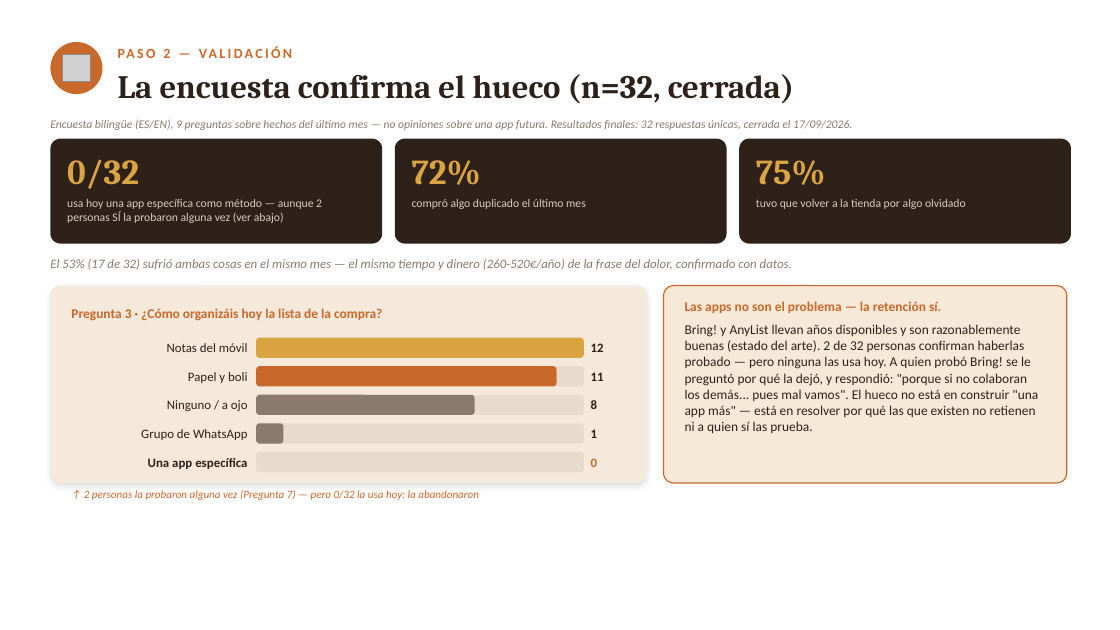
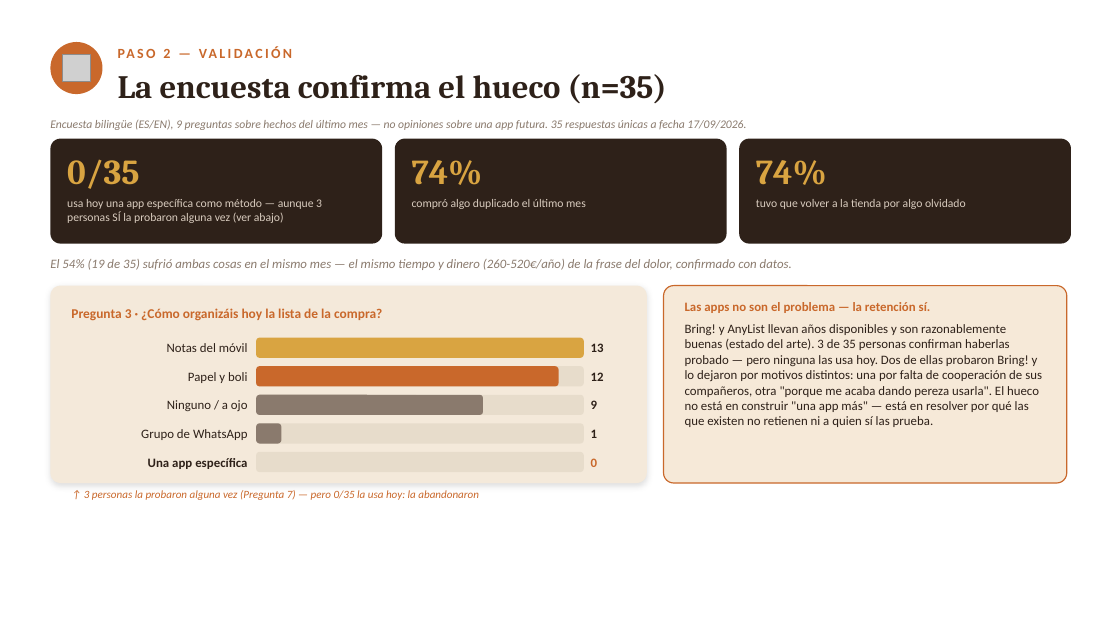
Before and after one commit to lagoanadia/Larder, a slide deck: slide 6 of docs/larder-presentacion.pptx. Drawn at 1120x630 pixels with LibreOffice and Linux fonts; fonts in the diff are those of the drawing; grey boxes stand for pictures. Boxes give left, top, right and bottom in pixels: in the first picture for what was removed or moved away, otherwise in the second. Text is boxed around its words. In the diff, an @@ line names an element or a change of style, - is before the commit and + after.

```diff
--- a/docs/larder-presentacion.pptx
+++ b/docs/larder-presentacion.pptx
@@ text at bbox=[118, 74, 667, 103]: text changed @@
-La encuesta confirma el hueco (n=32, cerrada)
+La encuesta confirma el hueco (n=35)
@@ text at bbox=[50, 120, 746, 130]: text changed @@
-Encuesta bilingüe (ES/EN), 9 preguntas sobre hechos del último mes — no opiniones sobre una app futura. Resultados finales: 32 respuestas únicas, cerrada el 17/09/2026.
+Encuesta bilingüe (ES/EN), 9 preguntas sobre hechos del último mes — no opiniones sobre una app futura. 35 respuestas únicas a fecha 17/09/2026.
@@ text at bbox=[67, 159, 139, 189]: text changed @@
-0/32
+0/35
@@ text at bbox=[412, 160, 483, 185]: text changed @@
-72%
+74%
@@ text at bbox=[756, 160, 827, 185]: text changed @@
-75%
+74%
@@ text at bbox=[50, 259, 792, 270]: text changed @@
-El 53% (17 de 32) sufrió ambas cosas en el mismo mes — el mismo tiempo y dinero (260-520€/año) de la frase del dolor, confirmado con datos.
+El 54% (19 de 35) sufrió ambas cosas en el mismo mes — el mismo tiempo y dinero (260-520€/año) de la frase del dolor, confirmado con datos.
@@ text at bbox=[685, 324, 1042, 427]: text changed; size 11.5 to 11 pt @@
-Bring! y AnyList llevan años disponibles y son razonablemente buenas (estado del arte). 2 de 32 personas confirman haberlas probado — pero ninguna las usa hoy. A quien probó Bring! se le preguntó por qué la dejó, y respondió: "porque si no colaboran los demás... pues mal vamos". El hueco no está en construir "una app más" — está en resolver por qué las que existen no retienen ni a quien sí las prueba.
+Bring! y AnyList llevan años disponibles y son razonablemente buenas (estado del arte). 3 de 35 personas confirman haberlas probado — pero ninguna las usa hoy. Dos de ellas probaron Bring! y lo dejaron por motivos distintos: una por falta de cooperación de sus compañeros, otra "porque me acaba dando pereza usarla". El hueco no está en construir "una app más" — está en resolver por qué las que existen no retienen ni a quien sí las prueba.
@@ text at bbox=[685, 302, 931, 313]: size 11.5 to 11 pt in "Las apps no son el problema — ..." @@
@@ rounded rectangle: place and size @@
-rounded rectangle at bbox=[256, 395, 475, 415]
+rounded rectangle at bbox=[256, 395, 483, 415]
@@ text at bbox=[84, 490, 479, 500]: text changed @@
-↑ 2 personas la probaron alguna vez (Pregunta 7) — pero 0/32 la usa hoy: la abandonaron
+↑ 3 personas la probaron alguna vez (Pregunta 7) — pero 0/35 la usa hoy: la abandonaron
```
Also in this commit, not shown: 2 other slides changed, 1 other file.
